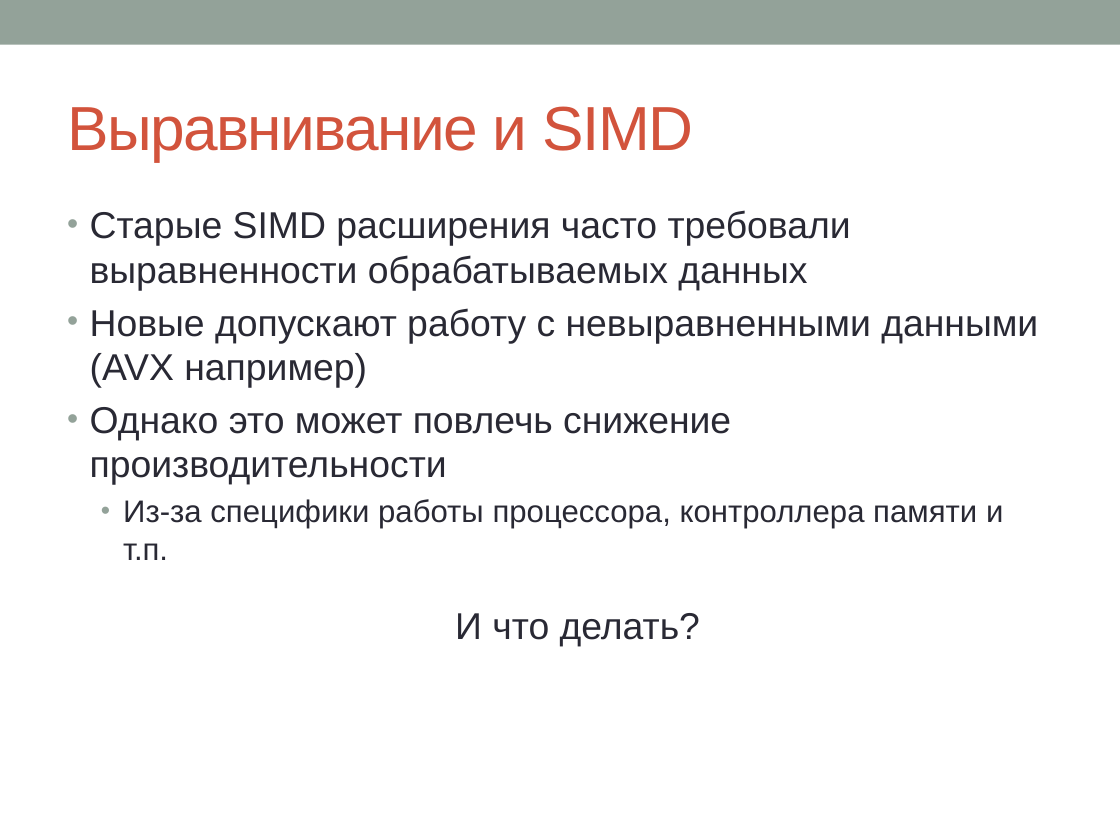
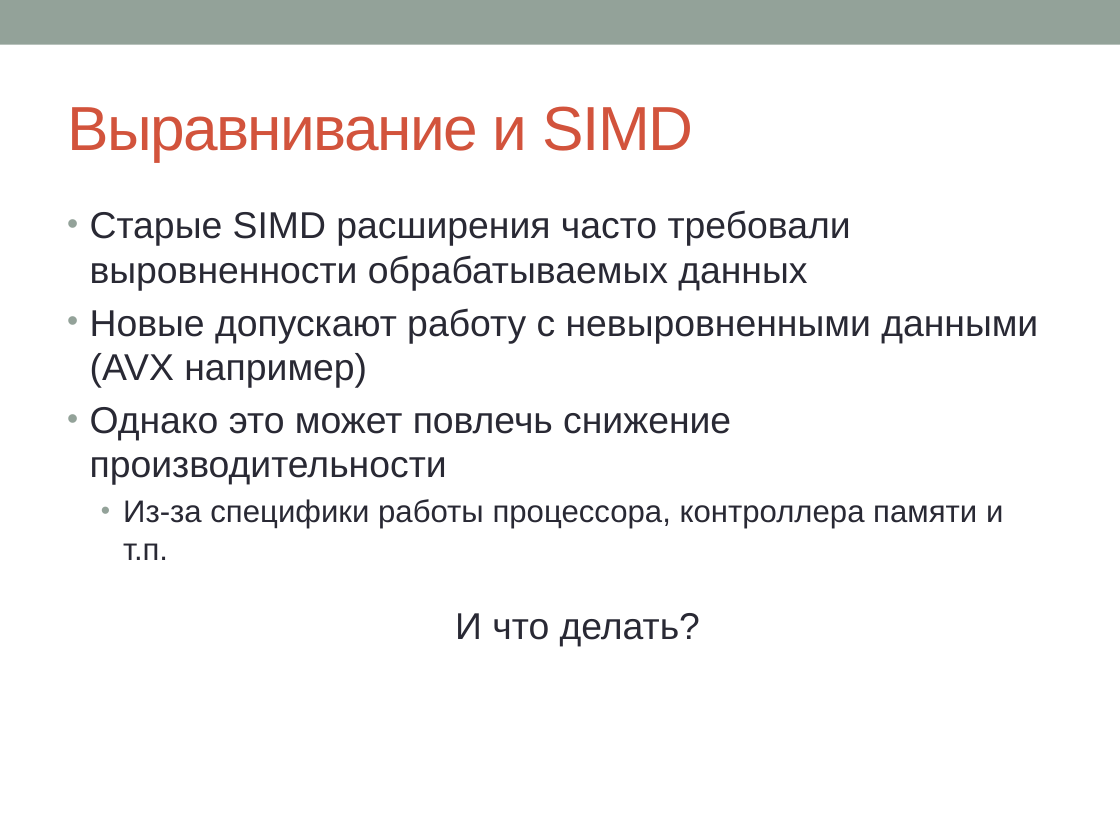
Before and after one commit to sivukhin/SimdLecture, a slide deck: slide 23 of simd_presentation.pptx (slide 20 before the commit). Drawn at 1120x840 pixels with LibreOffice and Linux fonts; fonts in the diff are those of the drawing. Boxes give left, top, right and bottom in pixels: in the first picture for what was removed or moved away, otherwise in the second. Text is boxed around its words. In the diff, an @@ line names an element or a change of style, - is before the commit and + after.

```diff
--- a/simd_presentation.pptx
+++ b/simd_presentation.pptx
@@ text at (90, 210, 1038, 388): text changed @@
-• Старые SIMD расширения часто требовали выравненности обрабатываемых данных
-• Новые допускают работу с невыравненными данными (AVX например)
+• Старые SIMD расширения часто требовали выровненности обрабатываемых данных
+• Новые допускают работу с невыровненными данными (AVX например)
```
Also in this commit, not shown: 9 other slides changed, 32 slides added, 3 slides removed, 1 other file.
